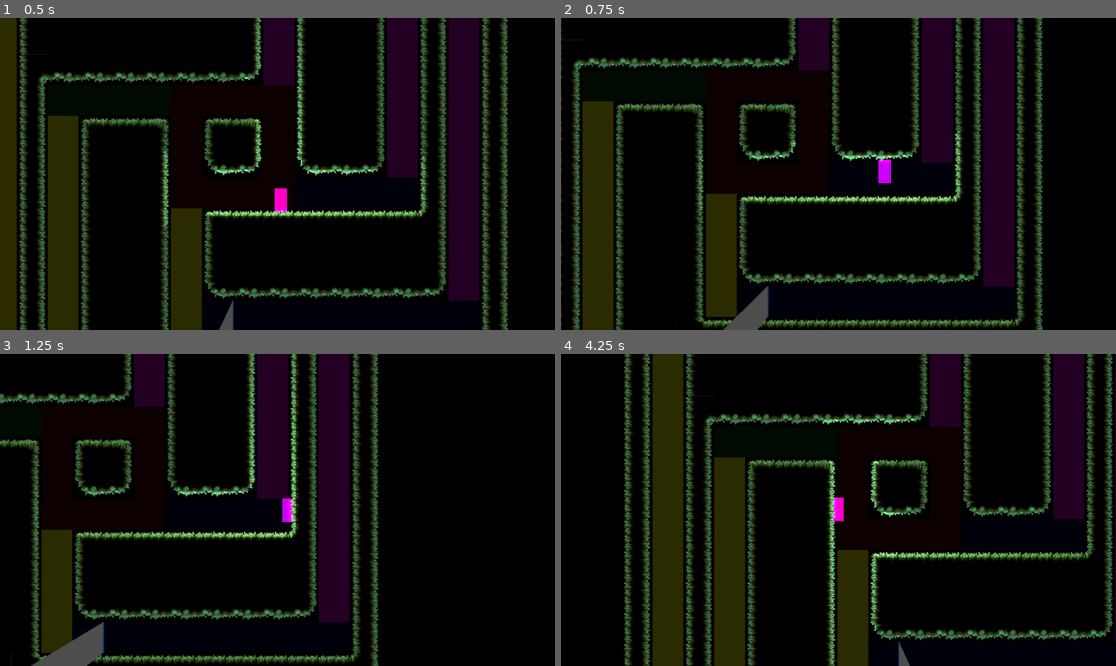
Above: before the commit, frames 1-4 (two rows, left to right).
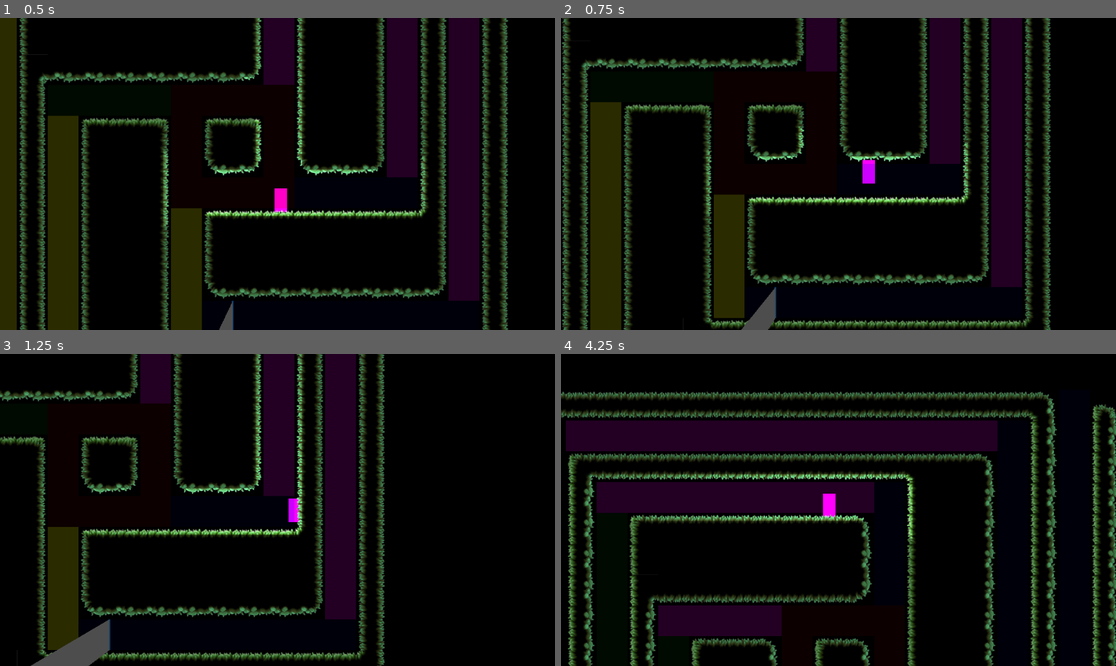
Above: after the commit, the same moments.

Repository: kit-solent/refrigerate
Game: Godot game, scene res://core/ingame.tscn
Two runs of this game, one before a commit and one after it. Both use one fixed random seed, a clock stepped at 60 frames per second and the inputs below.
Inputs:
- Up to frame 1 (0.5 s): no input
- Up to frame 2 (0.75 s): hold Right (player right) from 0.53 s (still down); tap Up (player jump) at 0.6 s
- Up to frame 3 (1.25 s): keep holding Right (player right); tap Up (player jump) at 0.77, 1.07 s
- Up to frame 4 (4.25 s): release Right (player right) at 1.28 s; hold Left (player left) 1.28-2.03 s; tap Up (player jump) at 1.35, 1.52, 1.82, 2.1, 2.85, 3.02, 3.32, 3.6, 3.77, 4.07 s; hold Right (player right) 2.03-3.53 s; hold Left (player left) from 3.53 s (still down); tap ` (debug key) at 4.15 s

Frame 1 is identical in both runs. In frame 2, 24% of the frame differs, in the area x 0-89%, y 0-100%; in frame 3, 19%; in frame 4, 49%, in the area x 0-100%, y 0-100%.

Commit message:
SaveBot commit at 2024-11-18 15:38:58

Diff:
--- a/core/core.gd
+++ b/core/core.gd
@@ -18,13 +18,18 @@
 
 var debug_frame:bool = false
 
-enum modes {TopDown, PlatformerDown, PlatformerUp, PlatformerLeft, PlatformerRight}
-var gravity = {
-	0:Vector2.ZERO, # TopDown mode has no gravity
-	1:Vector2.DOWN,
-	2:Vector2.UP,
-	3:Vector2.LEFT,
-	4:Vector2.RIGHT
+enum modes {TopDown, PlatformerDown, PlatformerLeft, PlatformerUp, PlatformerRight}
+
+## These are the Transform2Ds for the 5 modes.
+## They are used for gravity, jump, and movment
+## calculations so the TopDown transform should
+## nullify any vectors to which it is applied.
+var mode_transforms = {
+	0: Transform2D(0, Vector2.ZERO, 0, Vector2.ZERO), # TopDown mode has no direction in this sense so apply a 0 scale.
+	1: Transform2D(0 * TAU/4, Vector2.ZERO),
+	2: Transform2D(1 * TAU/4, Vector2.ZERO),
+	3: Transform2D(2 * TAU/4, Vector2.ZERO),
+	4: Transform2D(3 * TAU/4, Vector2.ZERO),
 }
 
 func _ready():
--- a/core/player/player.gd
+++ b/core/player/player.gd
@@ -4,20 +4,27 @@
 @export var move_velocity:float=1000
 @export var jump_velocity:float=500
 var gravity_strength=ProjectSettings.get_setting("physics/2d/default_gravity")
-@export var acceleration:int = 10
-@export var deacceleration:int = 40
-@export var terminal_velocity:int = 1500
-#enum modes {TopDown, PlatformerDown, PlatformerUp, PlatformerLeft, PlatformerRight}
+@export var acceleration:float = 10
+@export var deacceleration:float = 40
+@export var terminal_velocity:float = 1500
+
+func _process(_delta: float) -> void:
+	if Input.is_action_just_pressed("debug key"):
+		print(mode)
+		set_mode((mode + 1)%5)
 
 func _integrate_forces(_state:PhysicsDirectBodyState2D):
 	if mode == Core.modes.TopDown: # TopDown mode.
 		pass
 	else: # one of the Platformer modes.
-		linear_velocity += Core.gravity[mode]*gravity_strength*_state.step
+		# apply the transformation for the current mode to the default gravity
+		var gravity = Core.mode_transforms[mode] * Vector2.DOWN
+
+		# apply gravity.
+		linear_velocity += gravity*gravity_strength*_state.step
+
 		var dir = Input.get_axis("player left","player right")
 		if dir:
-			linear_velocity = lerp(linear_velocity, Core.gravity[mode].rotated(-TAU/4) * dir * move_velocity, acceleration*_state.step)
-
 			if mode == Core.modes.PlatformerDown:
 				linear_velocity.x = lerp(linear_velocity.x,dir*move_velocity,acceleration*_state.step)
 			elif mode == Core.modes.PlatformerUp:
@@ -32,19 +39,21 @@
 			elif mode in [Core.modes.PlatformerLeft,Core.modes.PlatformerRight]: # If the gravity direction is left or right.
 				linear_velocity.y = lerp(linear_velocity.y,0.0,deacceleration*_state.step)
 
+		# apply jump forces.
 		if Input.is_action_just_pressed("player jump"):
-			linear_velocity -= Core.gravity[mode]*jump_velocity
+			linear_velocity += -gravity*jump_velocity
 
-		linear_velocity.y=clamp(linear_velocity.y,-terminal_velocity,terminal_velocity)
-		linear_velocity.x=clamp(linear_velocity.x,-terminal_velocity,terminal_velocity)
+		# apply terminal velocity.
+		linear_velocity = linear_velocity.clamp(-Vector2.ONE * terminal_velocity, Vector2.ONE * terminal_velocity)
 
 func _on_body_entered(body):
-	if body.is_in_group("terrain"):pass
+	if body.is_in_group("terrain"):
+		pass
 
 func set_mode(_mode:int):
 	mode = _mode
-	rotation = Core.gravity[_mode].angle()-(TAU/4)
-	if _mode == Core.modes.TopDown:
+	rotation = Core.mode_transforms[mode].get_rotation()
+	if mode == Core.modes.TopDown:
 		$topdown_collision.set_deferred("disabled", false)
 		$platformer_collision.set_deferred("disabled", true)
 	else:
--- a/core/tools.gd
+++ b/core/tools.gd
@@ -499,9 +499,6 @@
 
 	# TODO polygons = merge_polygons(polygons)
 
-	if Core.debug_frame:
-		print(polygons)
-
 	return polygons
 
 func find_corners(point1: Vector2, point2: Vector2, target:Vector2, bounds:Rect2, direction:bool = false):
